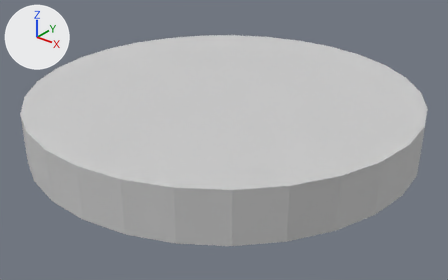
The COLLADA model src/hexapod/hexapod_description/meshes/base.dae: old version first, new version second.
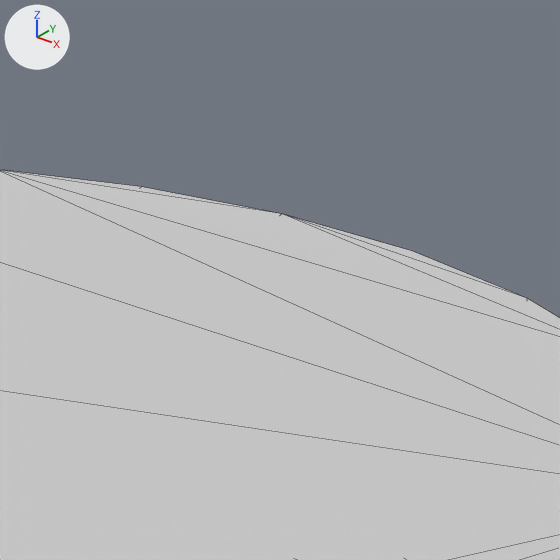
Old and new are each drawn whole from a 50 mm camera at (0.1486, -0.1858, 0.1128) aimed at (0.0037, -0.0047, 0.0005) and again close up on the part from 60% to 88% of the width and 0% to 44% of the height. The axes (+X, +Y, +Z) are drawn at upper left. The lights are the same throughout. The close-ups show mesh edges as thin lines.

Objects in the first close-up: 'node0'.
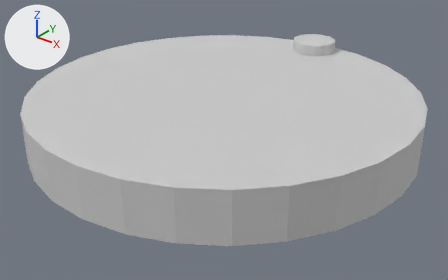
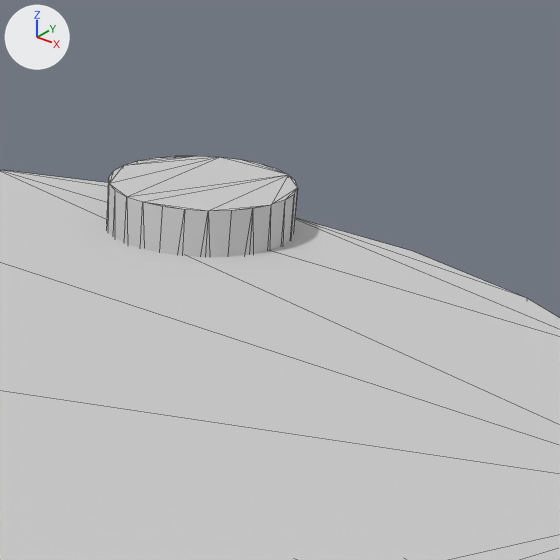
Commit message: Updated base model to indicate front

The change, as a list of edits to the scene's bpy script:
```text
Add mat_body001:
    mat_body001 = principled_material('Body001')
    mat_body001.base_color = (0.604, 0.604, 0.604)  # light grey #cccccc
    mat_body001.roughness = 0.9
Add me_body001:
    me_body001.from_pydata(...)  # a 26-sided cylinder along z spanning x -0.01..0.0099, y 0.0602..0.0799, z 0.0..0.025
    me_body001.materials.append(mat_body001)  # light grey #cccccc
Add ob_node1:
    ob_node1 = bpy.data.objects.new('node1', me_body001)
    ob_node1.location = (0.0, 0.0, 0.0)
```

Pixel boxes (x1, y1, x2, y2) of what changed, in the close-ups (560 x 560 px):
'node1', added: after (106, 156, 298, 257)
